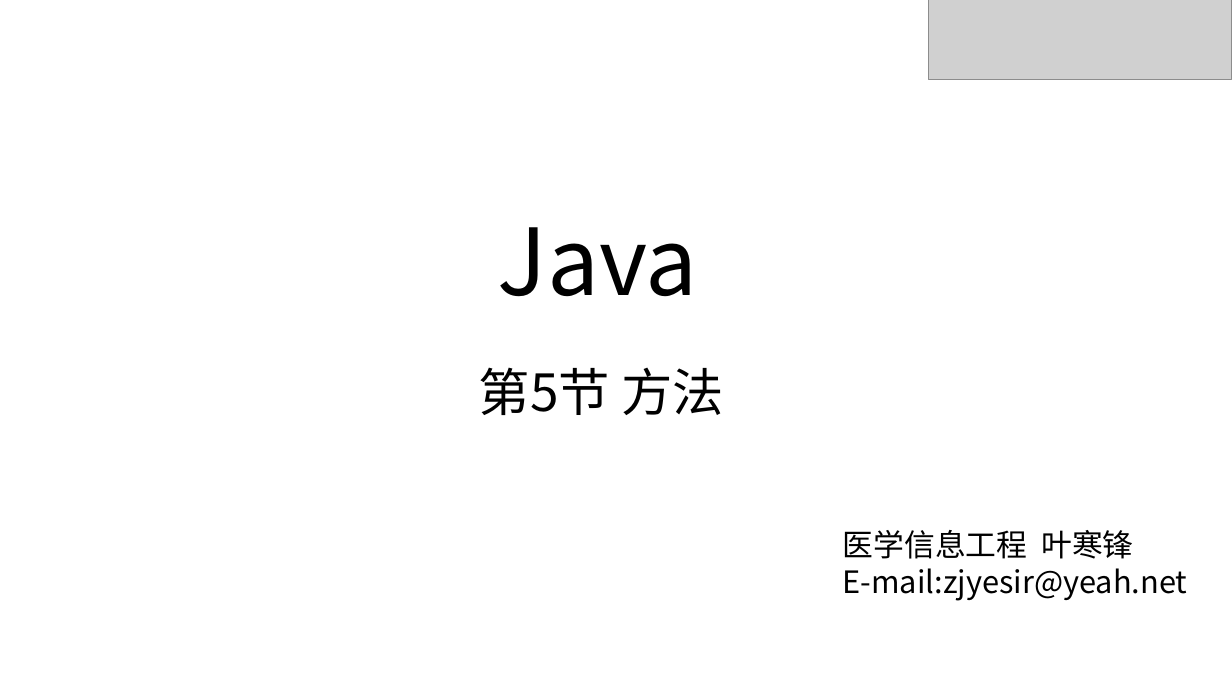
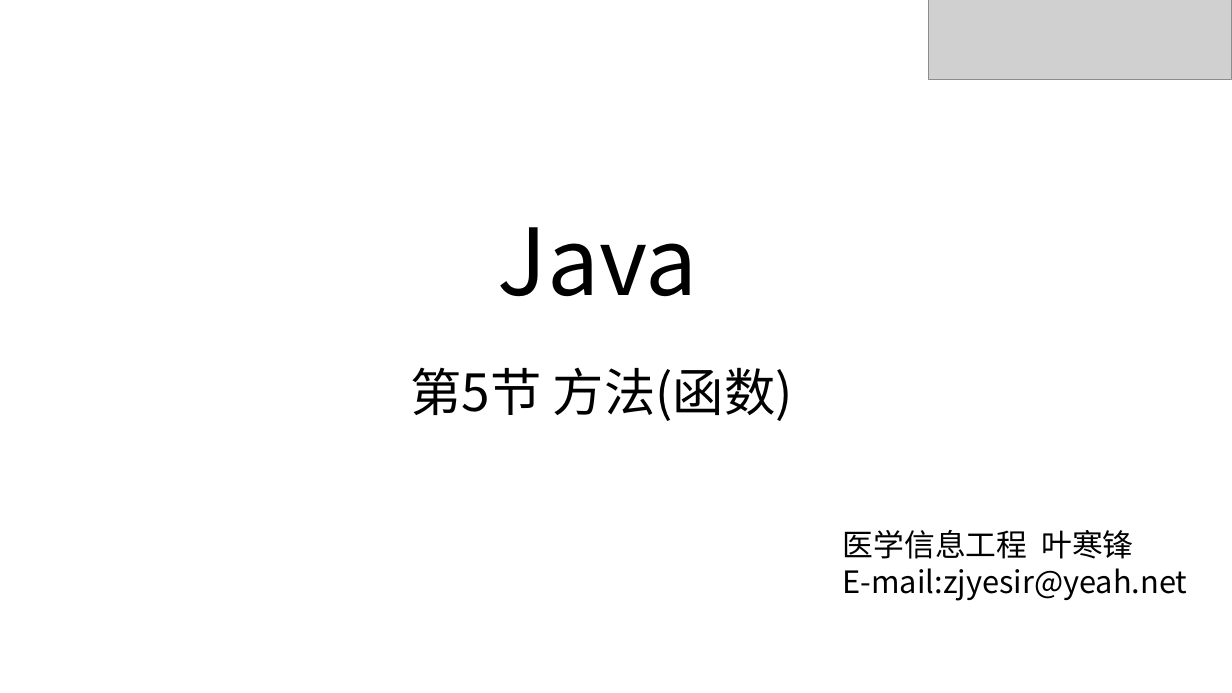
Before and after one commit to zjyesir/hmc_java_1, a slide deck: slide 1 of ppt/2.3 方法.pptx. Drawn at 1232x693 pixels with LibreOffice and Linux fonts; fonts in the diff are those of the drawing; grey boxes stand for pictures; background and template pictures are left out. Boxes give left, top, right and bottom in pixels: in the first picture for what was removed or moved away, otherwise in the second. Text is boxed around its words. In the diff, an @@ line names an element or a change of style, - is before the commit and + after.

```diff
--- a/ppt/2.3 方法.pptx
+++ b/ppt/2.3 方法.pptx
@@ text at [410,367,793,421]: text changed @@
-第5节 方法
+第5节 方法(函数)
```
Also in this commit, not shown: 2 other slides changed, 15 slides added, 1 slide removed, 1 other file.
